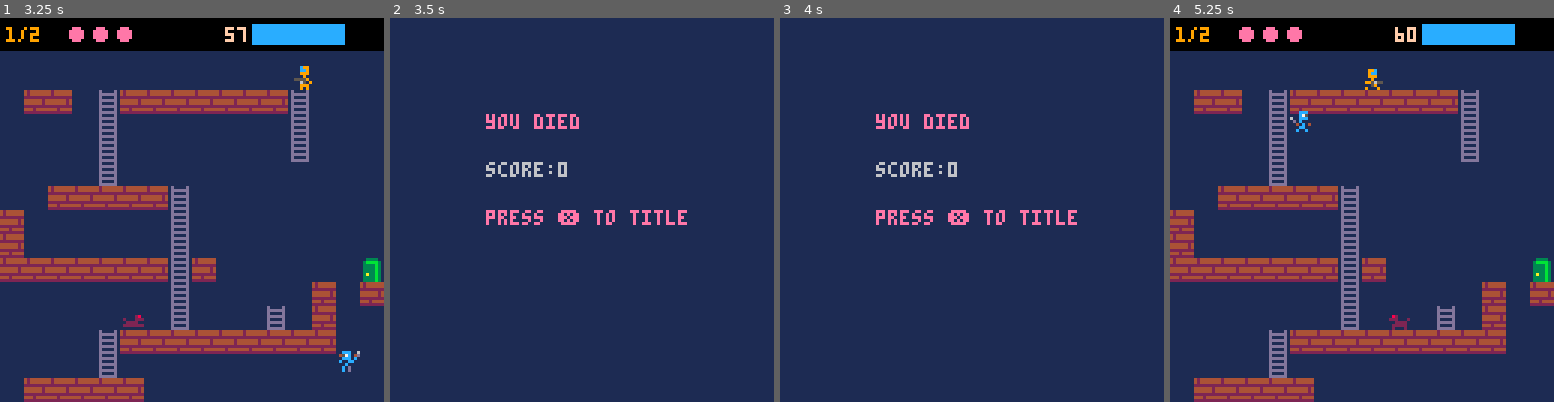
Above: before the commit, frames 1-4 (left to right).
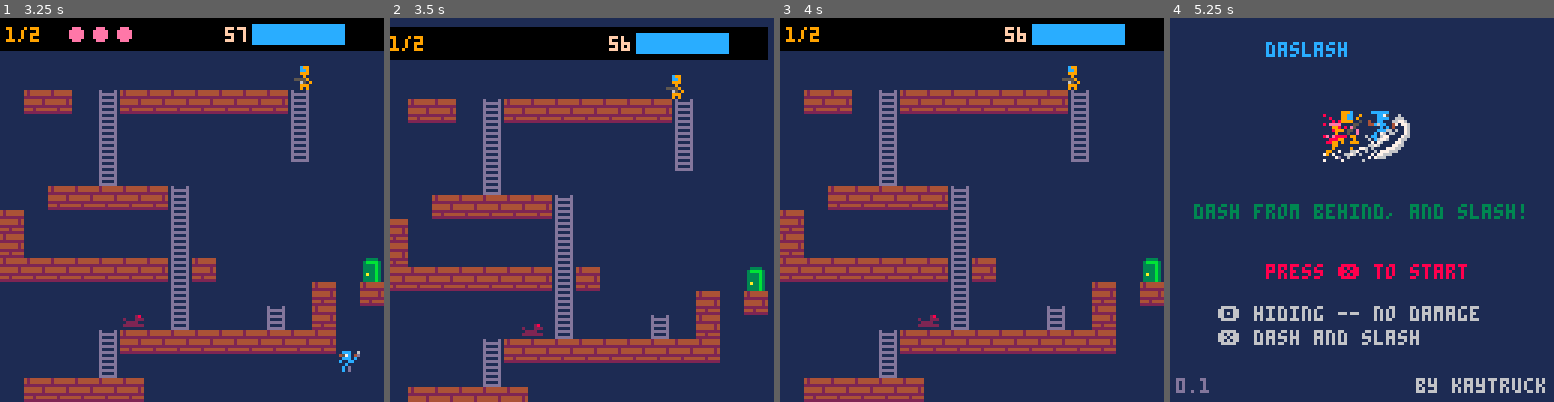
Above: after the commit, the same moments.

Repository: kaytruck/daslash
Game: PICO-8 cartridge daslash.p8
The game is run twice, just before and just after one commit, with the same random seed, the same clock (stepped at 60 frames per second) and the same inputs.
Inputs:
- Up to frame 1 (3.25 s): tap X (X key) at 0.33, 1.07, 1.85, 2.97 s; tap O (Z key) at 0.7, 1.7, 2.1, 2.5, 2.9 s; hold Right 1.6-2.1 s; hold Up 2.15-2.42 s; hold Right 2.47-3.03 s; hold Left from 3.08 s (still down)
- Up to frame 2 (3.5 s): keep holding Left; tap O (Z key) at 3.3 s
- Up to frame 3 (4 s): release Left at 3.58 s; hold Down 3.63-3.97 s; tap O (Z key) at 3.7 s
- Up to frame 4 (5.25 s): hold Right 4.02-4.68 s; tap X (X key) at 4.08, 5.2 s; tap O (Z key) at 4.1, 4.5, 4.9 s; hold Up 4.73-5.03 s; hold Left from 5.08 s (still down)

Frame 1 is identical in both runs. In frame 2, 28% of the frame differs, in the area x 0-99%, y 2-100%; in frame 3, 30%; in frame 4, 33%, in the area x 0-100%, y 0-100%.

Commit message:
ゲームオーバ画面遷移時に画面を揺らす

Diff:
--- a/main.lua
+++ b/main.lua
@@ -21,6 +21,9 @@
 	blink_col2 = 14
 	blink_col = blink_col1
 	blink_cnt = 0
+	-- gameover screen
+	shake_intensity = 0
+	shake_intensity_max = 6
 	-- stage
 	stages = load_stages()
 	sn = 1
@@ -75,6 +78,7 @@
 	-- or stages[sn].life_time == 0 then
 	or life_time == 0 then
 		-- game over
+		shake_intensity = shake_intensity_max
 		_update = update_gameover
 		_draw = draw_gameover
 	end
@@ -84,12 +88,26 @@
 end
 
 function update_gameover()
-	-- blink start message
-	blink()
-	if btnp(5) then
-		init()
-		_update = update_title
-		_draw = draw_title
+	if shake_intensity > 0 then
+		shake()
+	else
+		-- blink start message
+		blink()
+		if btnp(5) then
+			init()
+			_update = update_title
+			_draw = draw_title
+		end
+	end
+end
+
+function shake()
+	local shake_x = rnd(shake_intensity) - (shake_intensity / 2)
+	local shake_y = rnd(shake_intensity) - (shake_intensity / 2)
+	camera(shake_x, shake_y)
+	shake_intensity = shake_intensity * 0.9
+	if shake_intensity < 0.3 then
+		shake_intensity = 0
 	end
 end
 
@@ -175,19 +193,24 @@
 	-- print("#enemies:"..#enemies, 0, 18, 3)
 	-- print("enemies[1].downt:"..enemies[1].downt, 0, 18, 3)
 	-- print("stages[sn].life_time:"..s	tages[sn].life_time, 0, 18, 3)
+	-- print("shake_intensity:"..shake_intensity, 0, 18, 3)
 end
 
 function draw_gameover()
-	-- camera()
-	cls(1)
-	local msg = "you died"
-	if #stages == sn
-	and player.hp > 0 then
-		msg = "cleard"
-	end
-	print(msg, 32, 32, 14)
-	print("score:"..score, 32, 48, 6)
-	print("press ❎ to title", 32, 64, blink_col)
+	if shake_intensity > 0 then
+		draw_gaming()
+	else
+		cls(1)
+		local msg = "you died"
+		if #stages == sn
+		and player.hp > 0 then
+			msg = "cleard"
+		end
+		print(msg, 32, 32, 14)
+		print("score:"..score, 32, 48, 6)
+		print("press ❎ to title", 32, 64, blink_col)
+	end
+	camera()
 end
 
 function draw_map()
Not shown, changed: README.md
